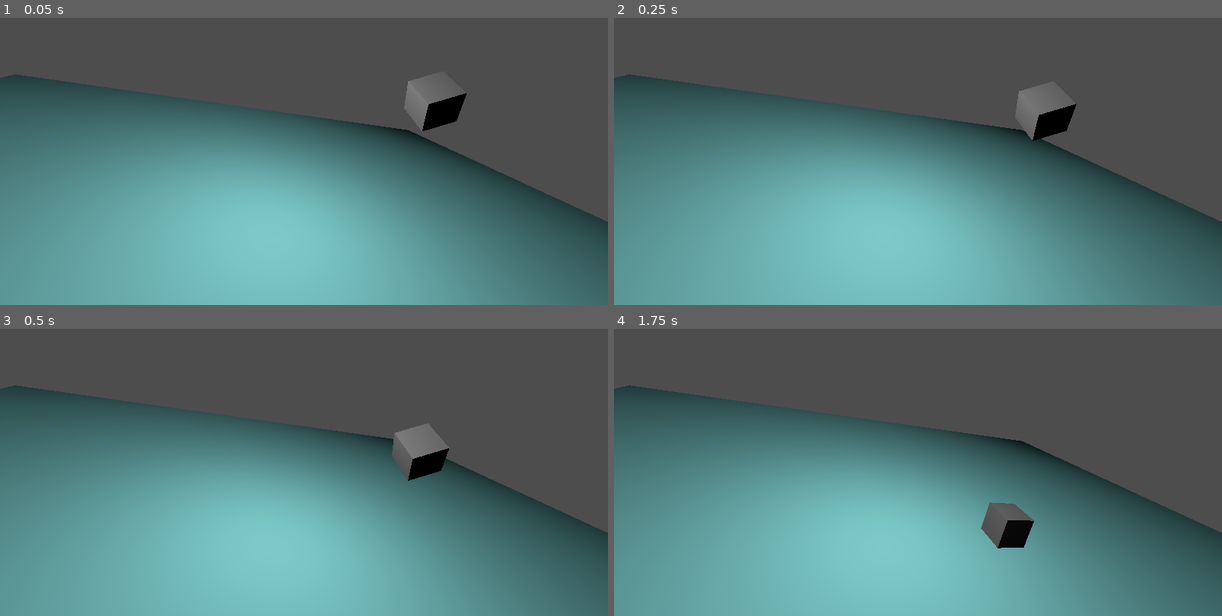
Above: before the commit, frames 1-4 (two rows, left to right).
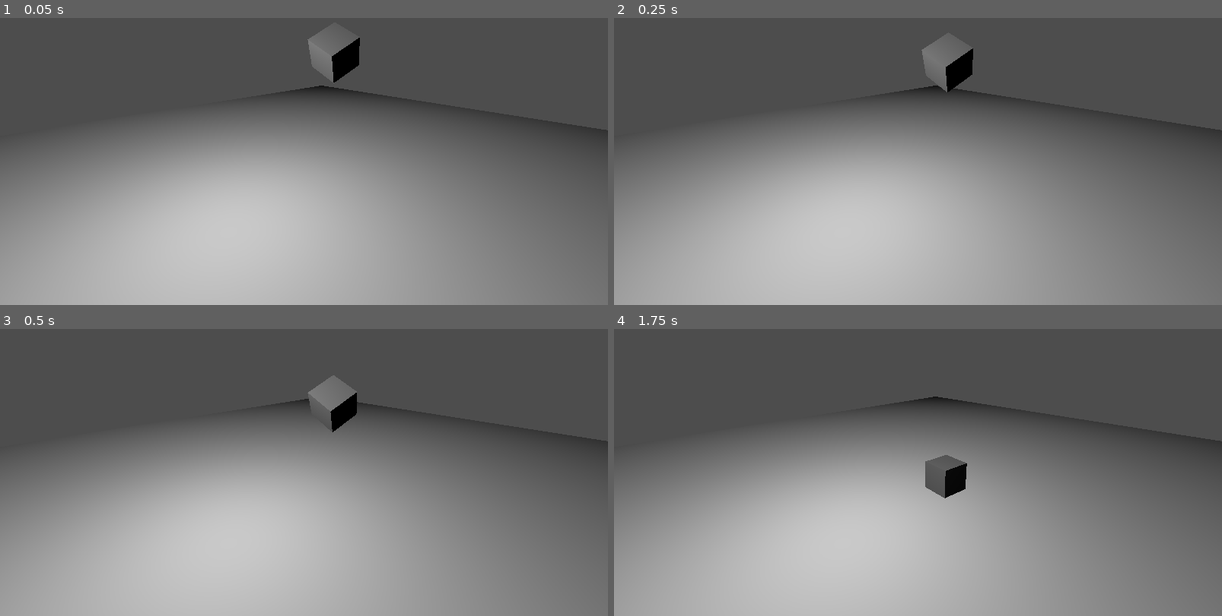
Above: after the commit, the same moments.

Repository: Jean-LoupIsReal/PasVampireSurvivor
Game: Godot game, scene res://level.tscn
The game is run twice, just before and just after one commit, with the same random seed, the same clock (stepped at 60 frames per second) and the same inputs. The project has no main scene, so this scene is started directly.
Inputs:
- Up to frame 1 (0.05 s): no input
- Up to frame 2 (0.25 s): no input
- Up to frame 3 (0.5 s): no input
- Up to frame 4 (1.75 s): no input

The runs differ from the first frame. In frame 1, 63% of the frame differs, in the area x 0-100%, y 4-100%; in frame 2, 63%; in frame 3, 61%; in frame 4, 61%.

Commit message:
some things?

Diff:
--- a/level.tscn
+++ b/level.tscn
@@ -11,7 +11,6 @@
 
 [sub_resource type="StandardMaterial3D" id="StandardMaterial3D_r0s76"]
 render_priority = 127
-albedo_color = Color(0.615686, 1, 1, 1)
 
 [sub_resource type="BoxMesh" id="BoxMesh_tiyme"]
 material = SubResource("StandardMaterial3D_r0s76")
@@ -30,7 +29,7 @@
 mesh = SubResource("BoxMesh_8hk53")
 
 [node name="Camera3D" type="Camera3D" parent="."]
-transform = Transform3D(-0.904879, 0.0987684, 0.414052, 0.225397, 0.936327, 0.269235, -0.361096, 0.336951, -0.869525, 6.05517, 4.56625, -5.33328)
+transform = Transform3D(-0.737851, -0.226261, 0.63591, -0.00444372, 0.943748, 0.330635, -0.674949, 0.241134, -0.697351, 6.05517, 4.56625, -5.33328)
 fov = 65.2527
 
 [node name="floor" type="StaticBody3D" parent="."]
